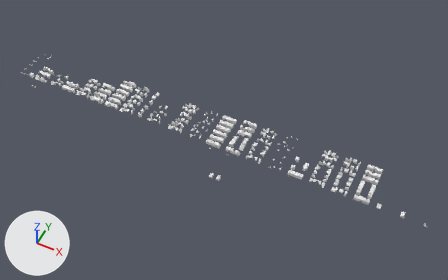
The Blender file src/models/blocks.blend as it was, and as the next commit left it.
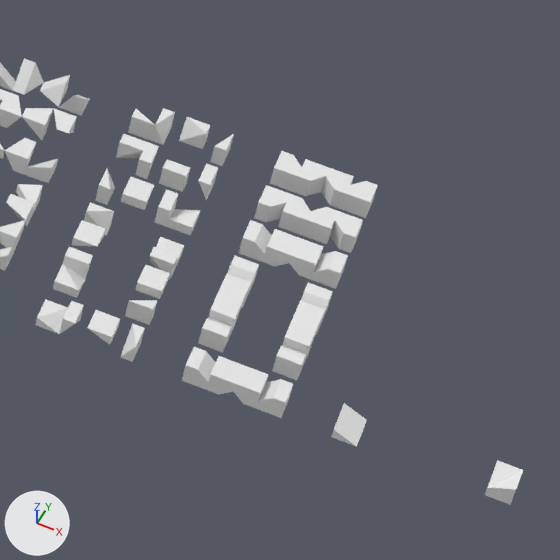
The first picture shows the older version from a 50 mm camera at (114.7, -98.4, 127.2) aimed at (63.8, 3.3, 0.1). The close-ups show both versions on the part from 73% to 92% of the width and 50% to 81% of the height of that picture; other places that the commit changed are outside them. Every picture has the same lights, and +X, +Y and +Z are marked at lower left.

The scene before the commit, as lines of its bpy script (objects in view):
```python
ob_halfslopedcornerbl = bpy.data.objects.new('HalfSlopedCornerBL', me_cube_096)
ob_halfslopedcornerbl.location = (92.5, 7.5, 0.5)
ob_halfslopeinvbd = bpy.data.objects.new('HalfSlopeInvBD', me_cube_126)
ob_halfslopeinvbd.location = (103.5, 7.5, 0.5)
ob_halfslopeinvbl = bpy.data.objects.new('HalfSlopeInvBL', me_cube_125)
ob_halfslopeinvbl.location = (104.5, 7.5, 0.5)
ob_halfslopeinvbr = bpy.data.objects.new('HalfSlopeInvBR', me_cube_127)
ob_halfslopeinvbr.location = (102.5, 7.5, 0.5)
ob_halfslopeinvbu = bpy.data.objects.new('HalfSlopeInvBU', me_cube_124)
ob_halfslopeinvbu.location = (105.5, 7.5, 0.5)
ob_halfslopeinvrb = bpy.data.objects.new('HalfSlopeInvRB', me_cube_121)
ob_halfslopeinvrb.location = (105.5, 4.5, 0.5)
ob_halfslopeinvrd = bpy.data.objects.new('HalfSlopeInvRD', me_cube_122)
ob_halfslopeinvrd.location = (105.5, 3.5, 0.5)
ob_halfslopeinvrf = bpy.data.objects.new('HalfSlopeInvRF', me_cube_123)
ob_halfslopeinvrf.location = (105.5, 2.5, 0.5)
ob_halfslopeinvru = bpy.data.objects.new('HalfSlopeInvRU', me_cube_120)
ob_halfslopeinvru.location = (105.5, 5.5, 0.5)
# also in view: 'HalfSlopeInvFL' at (105.5, 0.5, 0.5); 'SlopedCornerFU' at (108.5, 0.5, 0.5); 'SlopedCornerBaseFU' at (114.5, 0.5, 0.5); 'HalfSlopeInvUF' at (104.5, 9.5, 0.5); 'HalfSlopeInvUR' at (103.5, 9.5, 0.5)
```
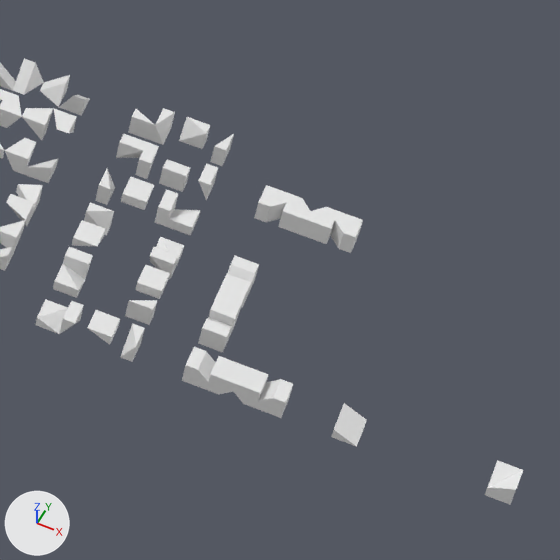
What differs and where, as boxes [x1, y1, x2, y2] in the close-ups (560 x 560 px):
'HalfSlopeInvBU', deleted: before [311, 251, 348, 289]
'HalfSlopeInvBL', deleted: before [289, 238, 324, 280]
'HalfSlopeInvDL', deleted: before [342, 181, 378, 218]
'HalfSlopeInvBD', deleted: before [263, 229, 299, 266]
'HalfSlopeInvBR', deleted: before [239, 220, 272, 262]
'HalfSlopeInvDR', deleted: before [294, 159, 329, 196]
'HalfSlopeInvDF', deleted: before [270, 151, 302, 192]
'HalfSlopeInvDB', deleted: before [321, 168, 354, 209]
'HalfSlopeInvRF', deleted: before [272, 345, 307, 380]
'HalfSlopeInvRD', deleted: before [282, 319, 317, 358]
'HalfSlopeInvRB', deleted: before [293, 301, 325, 335]
'HalfSlopeInvRU', deleted: before [301, 282, 333, 323]

The change, as a list of edits to the scene's bpy script:
```text
Remove ob_halfslopeinvru:
    ob_halfslopeinvru = bpy.data.objects.new('HalfSlopeInvRU', me_cube_120)
    ob_halfslopeinvru.location = (105.5, 5.5, 0.5)
Change ob_empty_420:
    remove ob_empty_420.parent = ob_halfslopeinvru
Remove ob_halfslopeinvrb:
    ob_halfslopeinvrb = bpy.data.objects.new('HalfSlopeInvRB', me_cube_121)
    ob_halfslopeinvrb.location = (105.5, 4.5, 0.5)
Change ob_empty_421:
    remove ob_empty_421.parent = ob_halfslopeinvrb
Remove ob_halfslopeinvrd:
    ob_halfslopeinvrd = bpy.data.objects.new('HalfSlopeInvRD', me_cube_122)
    ob_halfslopeinvrd.location = (105.5, 3.5, 0.5)
Change ob_empty_422:
    remove ob_empty_422.parent = ob_halfslopeinvrd
Remove ob_halfslopeinvrf:
    ob_halfslopeinvrf = bpy.data.objects.new('HalfSlopeInvRF', me_cube_123)
    ob_halfslopeinvrf.location = (105.5, 2.5, 0.5)
Change ob_empty_423:
    remove ob_empty_423.parent = ob_halfslopeinvrf
Remove ob_halfslopeinvbu:
    ob_halfslopeinvbu = bpy.data.objects.new('HalfSlopeInvBU', me_cube_124)
    ob_halfslopeinvbu.location = (105.5, 7.5, 0.5)
Change ob_empty_424:
    remove ob_empty_424.parent = ob_halfslopeinvbu
Remove ob_halfslopeinvbl:
    ob_halfslopeinvbl = bpy.data.objects.new('HalfSlopeInvBL', me_cube_125)
    ob_halfslopeinvbl.location = (104.5, 7.5, 0.5)
Change ob_empty_425:
    remove ob_empty_425.parent = ob_halfslopeinvbl
Remove ob_halfslopeinvbd:
    ob_halfslopeinvbd = bpy.data.objects.new('HalfSlopeInvBD', me_cube_126)
    ob_halfslopeinvbd.location = (103.5, 7.5, 0.5)
Change ob_empty_426:
    remove ob_empty_426.parent = ob_halfslopeinvbd
Remove ob_halfslopeinvbr:
    ob_halfslopeinvbr = bpy.data.objects.new('HalfSlopeInvBR', me_cube_127)
    ob_halfslopeinvbr.location = (102.5, 7.5, 0.5)
Change ob_empty_427:
    remove ob_empty_427.parent = ob_halfslopeinvbr
Remove ob_halfslopeinvdf:
    ob_halfslopeinvdf = bpy.data.objects.new('HalfSlopeInvDF', me_cube_133)
    ob_halfslopeinvdf.location = (102.5, 11.5, 0.5)
Change ob_empty_432:
    remove ob_empty_432.parent = ob_halfslopeinvdf
Remove ob_halfslopeinvdr:
    ob_halfslopeinvdr = bpy.data.objects.new('HalfSlopeInvDR', me_cube_134)
    ob_halfslopeinvdr.location = (103.5, 11.5, 0.5)
Change ob_empty_433:
    remove ob_empty_433.parent = ob_halfslopeinvdr
Remove ob_halfslopeinvdb:
    ob_halfslopeinvdb = bpy.data.objects.new('HalfSlopeInvDB', me_cube_135)
    ob_halfslopeinvdb.location = (104.5, 11.5, 0.5)
Change ob_empty_434:
    remove ob_empty_434.parent = ob_halfslopeinvdb
Remove ob_halfslopeinvdl:
    ob_halfslopeinvdl = bpy.data.objects.new('HalfSlopeInvDL', me_cube_136)
    ob_halfslopeinvdl.location = (105.5, 11.5, 0.5)
Change ob_empty_435:
    remove ob_empty_435.parent = ob_halfslopeinvdl
```
